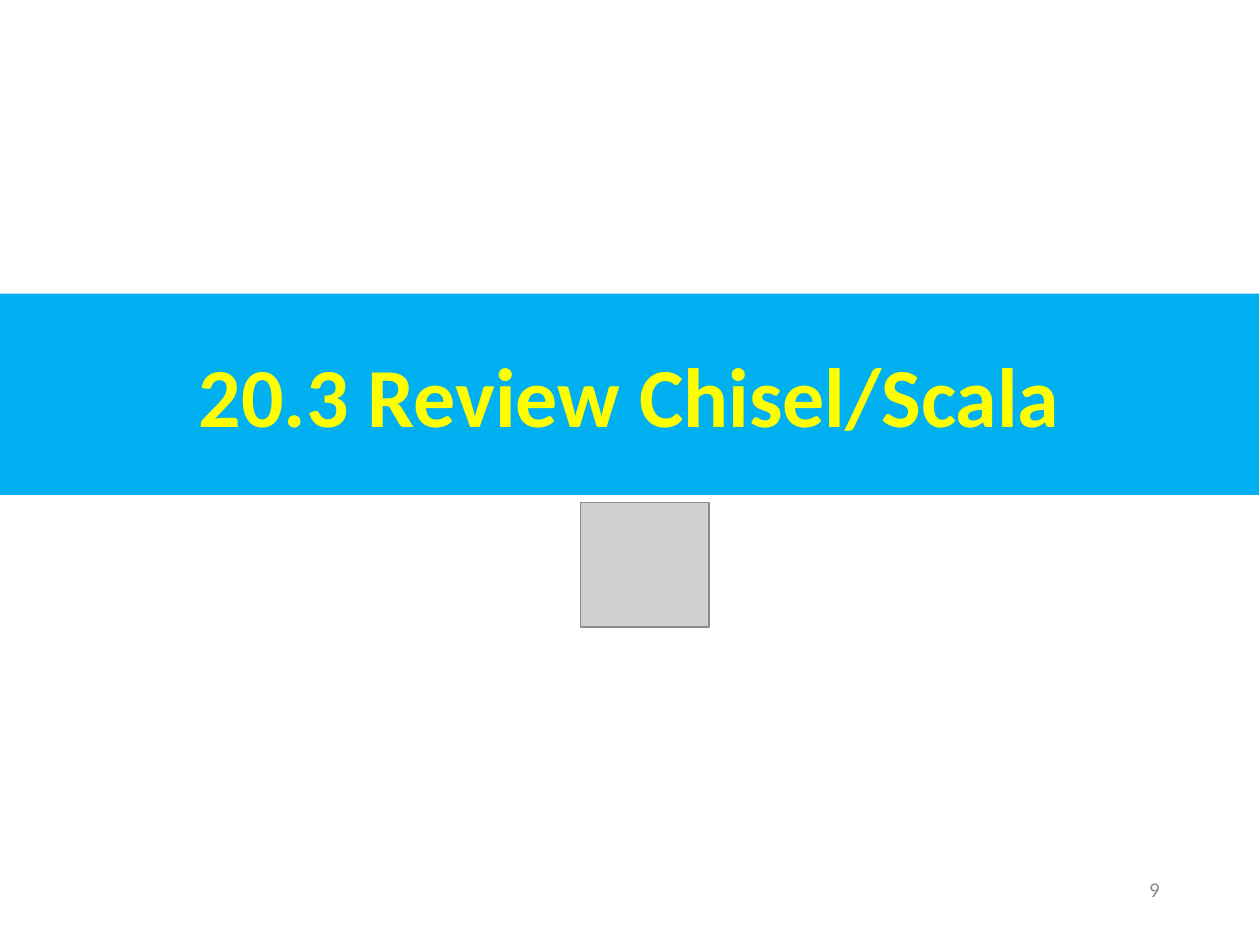
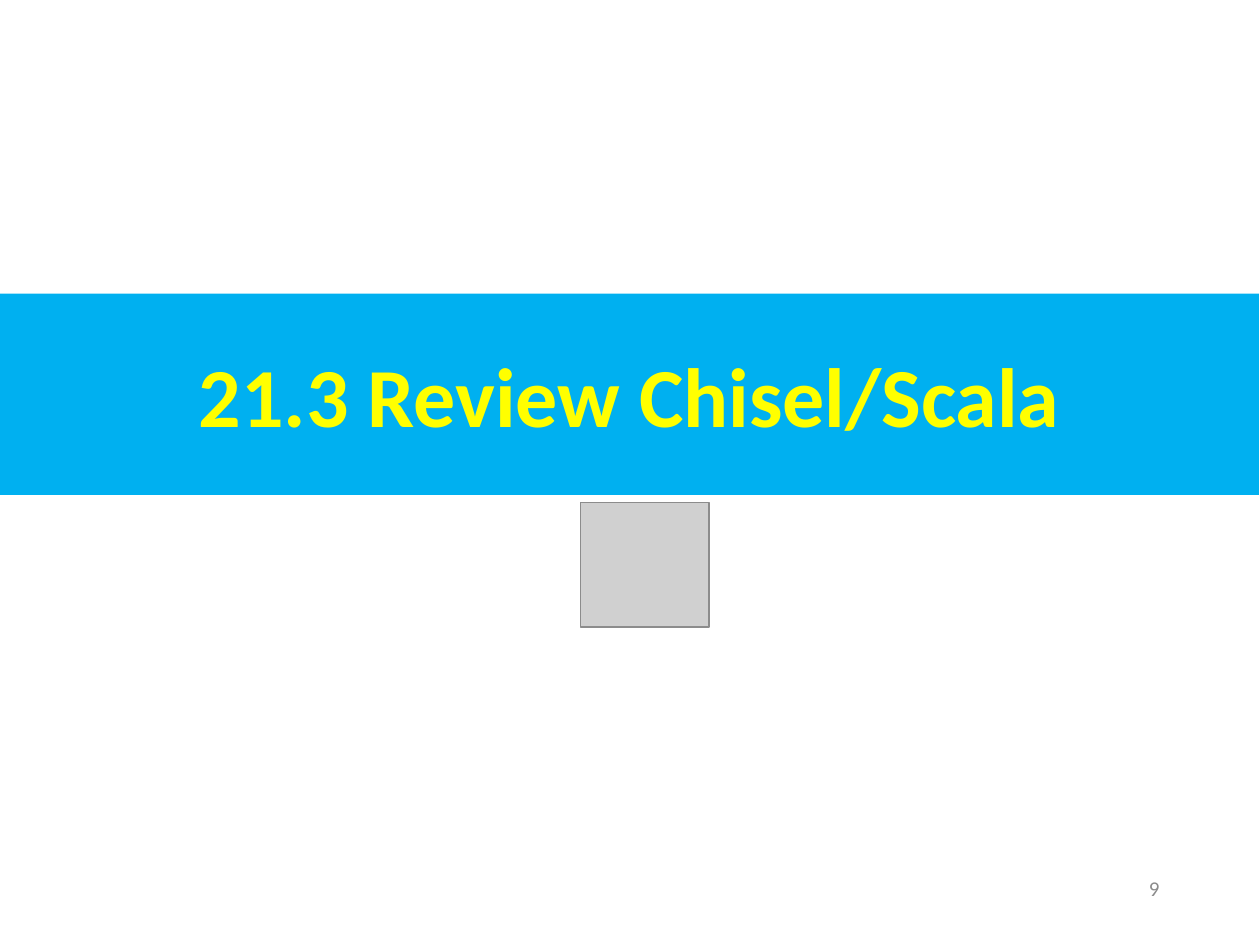
Before and after one commit to peterhchen/AIU_CS800_Chisel, a slide deck: slide 9 of 500_UCSC_HWD/021_FIRRTL/000_Video/021.FIRRTL.ppt. Drawn at 1260x945 pixels with LibreOffice and Linux fonts; fonts in the diff are those of the drawing; grey boxes stand for pictures. Boxes give left, top, right and bottom in pixels: in the first picture for what was removed or moved away, otherwise in the second. Text is boxed around its words. In the diff, an @@ line names an element or a change of style, - is before the commit and + after.

```diff
--- a/500_UCSC_HWD/021_FIRRTL/000_Video/021.FIRRTL.ppt
+++ b/500_UCSC_HWD/021_FIRRTL/000_Video/021.FIRRTL.ppt
@@ text in rectangle at bbox=[199, 368, 1059, 431]: text changed @@
-20.3 Review Chisel/Scala
+21.3 Review Chisel/Scala
```
Also in this commit, not shown: 49 other slides changed.
